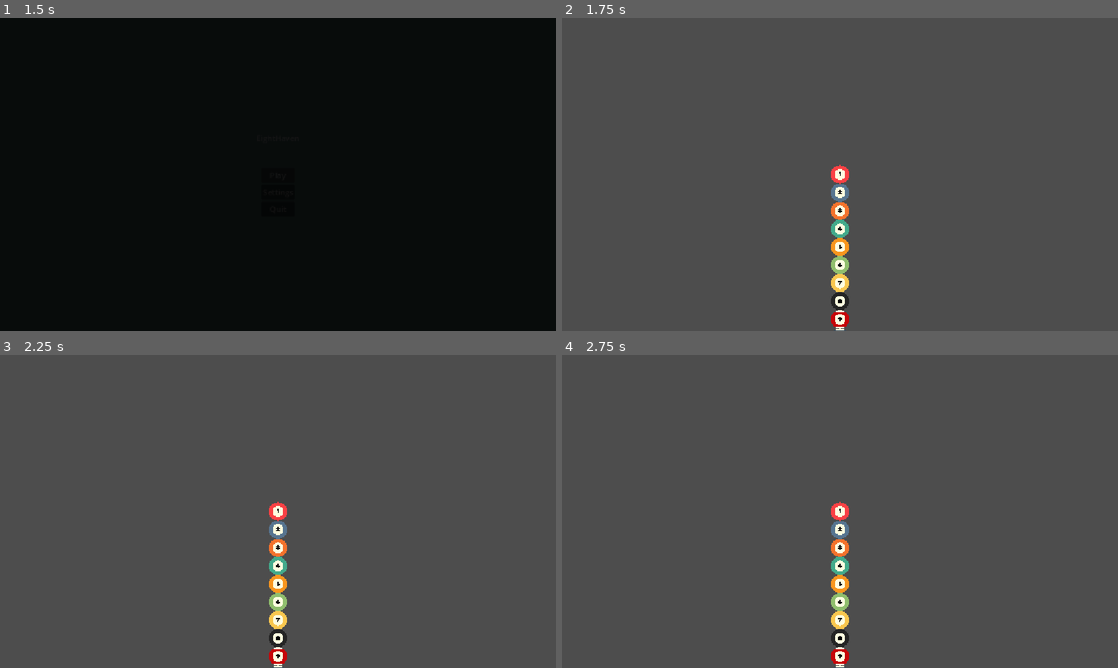
Above: before the commit, frames 1-4 (two rows, left to right).
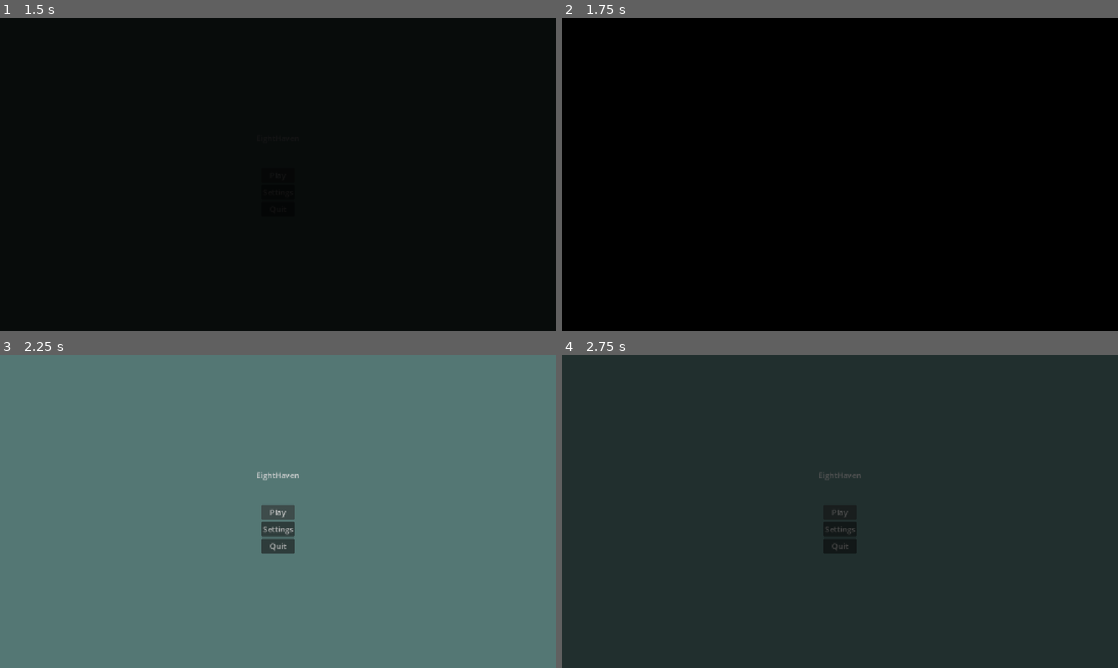
Above: after the commit, the same moments.

Repository: Yukeey07/EightHaven
Game: Godot game, scene res://assets/scenes/main_menu.tscn
Two runs of this game, one before a commit and one after it. Both use one fixed random seed, a clock stepped at 60 frames per second and the inputs below.
Inputs (mouse positions are in pixels of both pictures, inside the frame that each line leads up to):
- Up to frame 1 (1.5 s): click "Play" at 0.5 s; click "Play" at 1.25 s
- Up to frame 2 (1.75 s): no input
- Up to frame 3 (2.25 s): click (278, 511) at 2 s, where only the run after the commit has a clickable "Play"
- Up to frame 4 (2.75 s): no input

Frame 1 is identical in both runs. In frame 2, 100% of the frame differs, in the area x 0-100%, y 0-100%; in frame 3, 100%; in frame 4, 100%.

Commit message:
balls spawn

Diff:
--- a/assets/scripts/MainMenu.gd
+++ b/assets/scripts/MainMenu.gd
@@ -1,6 +1,4 @@
 extends CanvasLayer
-
-const GAME_SCENE = preload("res://assets/scenes/game_scene.tscn")
 
 enum ButtonType {
 	START,
@@ -23,7 +21,6 @@
 	$FadeTransition/Timer.start()
 	$FadeTransition/AnimationPlayer.play("Fade_in")
 	await get_tree().create_timer(1.0).timeout
-	get_tree().change_scene_to_file("res://assets/scenes/game_scene.tscn")
 
 
 func _on_settings_pressed() -> void:
@@ -41,7 +38,7 @@
 func _on_timer_timeout() -> void:
 	match current_button_type:
 		ButtonType.START:
-			get_tree().change_scene_to_file("res://assets/scenes/game.tscn")
+			get_tree().change_scene_to_file("res://assets/scenes/game_scene.tscn")
 		ButtonType.SETTINGS:
 			pass
 		ButtonType.QUIT:
--- a/assets/scripts/gameManager.gd
+++ b/assets/scripts/gameManager.gd
@@ -2,8 +2,11 @@
 
 const BALL = preload("uid://drnq53lohvym0")
 
+var index = 0
+
 # Called when the node enters the scene tree for the first time.
 func _ready() -> void:
+	print("test")
 	spawnBalls()
 	pass # Replace with function body.
 
@@ -13,11 +16,18 @@
 
 func spawnBalls():
 	var target_pos : Vector2 = Vector2(0,0)
-	for i in 15:
+	for i in 5:
+		spawnBallRow(target_pos, i + 1)
+		target_pos += Vector2(-62.5,115)
+	index = 0
+	pass
+
+func spawnBallRow(startPos : Vector2, length: int):
+	for i in length:
 		var ball = BALL.instantiate()
-		ball.setBallTexture(i)
-		ball.position = target_pos
+		ball.setBallTexture(index)
+		index += 1
+		ball.position = startPos
 		add_child(ball)
-		print(target_pos)
-		target_pos += Vector2(0,125)
+		startPos += Vector2(125,0)
 	pass
